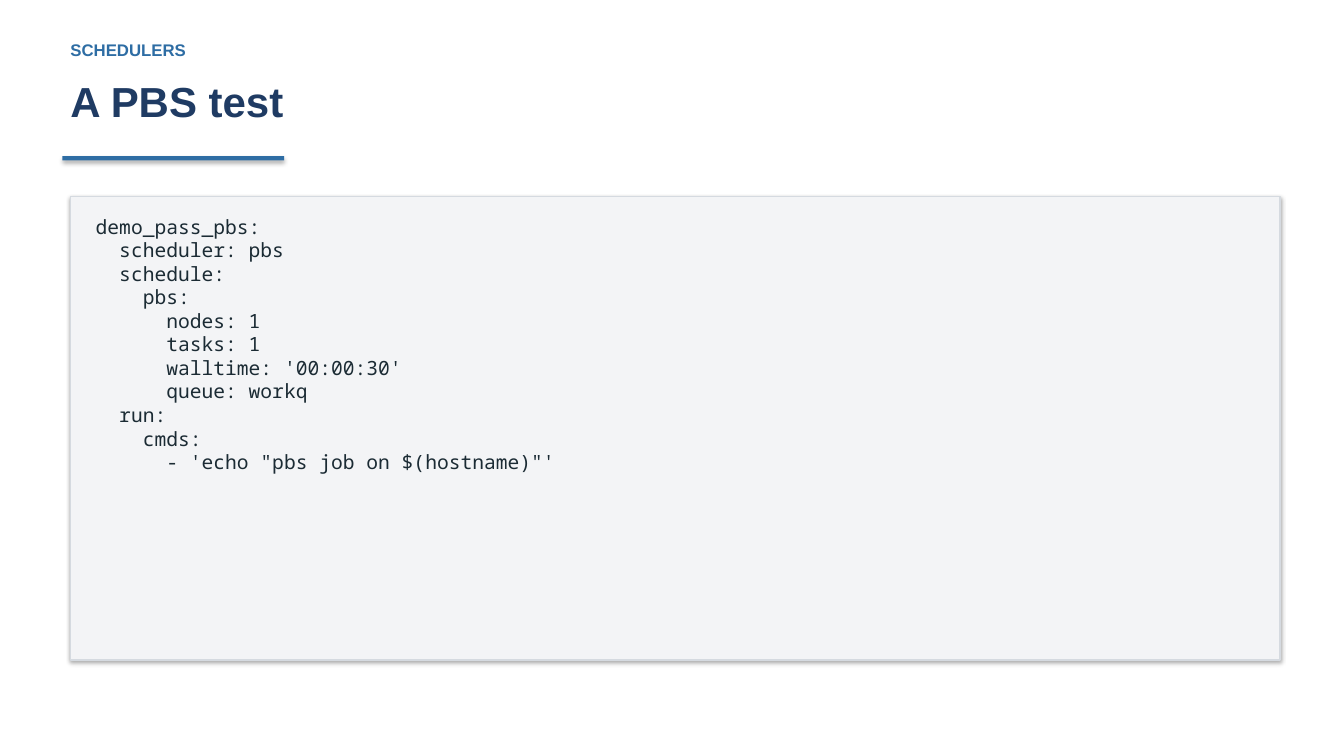
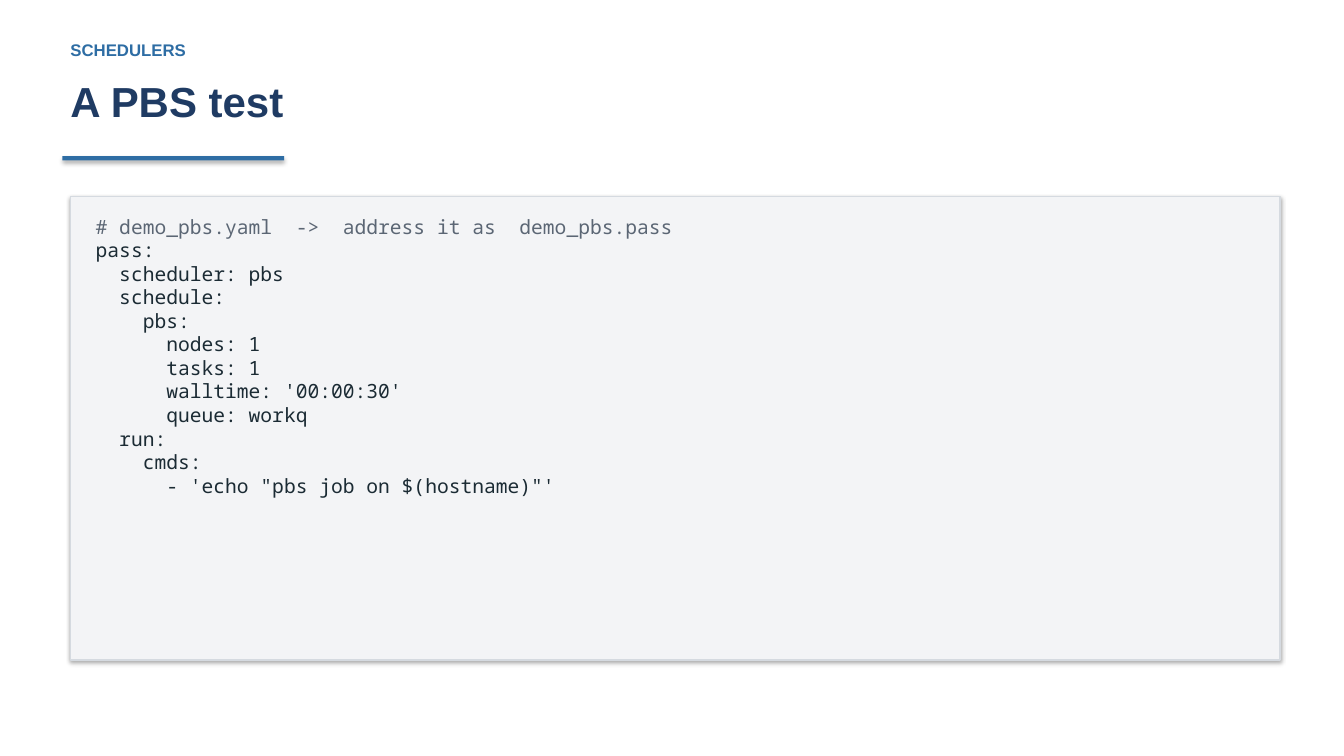
Before and after one commit to curtisecombsjr/pavilion-workshop, a slide deck: slide 25 of pavilion-workshop.pptx (slide 23 before the commit). Drawn at 1344x756 pixels with LibreOffice and Linux fonts; fonts in the diff are those of the drawing. Boxes give left, top, right and bottom in pixels: in the first picture for what was removed or moved away, otherwise in the second. Text is boxed around its words. In the diff, an @@ line names an element or a change of style, - is before the commit and + after.

```diff
--- a/pavilion-workshop.pptx
+++ b/pavilion-workshop.pptx
@@ text in rectangle at bbox=[96, 219, 672, 262]: text changed; text colour #1B2B34 to #5B6674 @@
-demo_pass_pbs:
+# demo_pbs.yaml -> address it as demo_pbs.pass
+pass:
```
Also in this commit, not shown: 17 other slides changed, 7 slides added, 19 other files.
